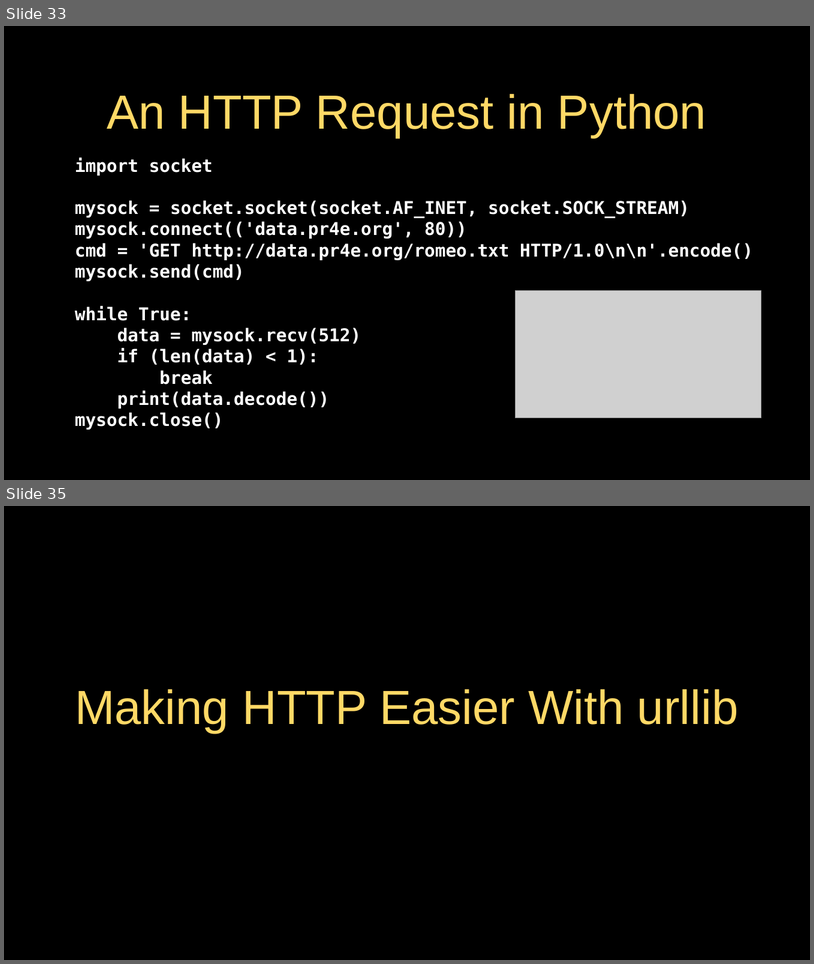
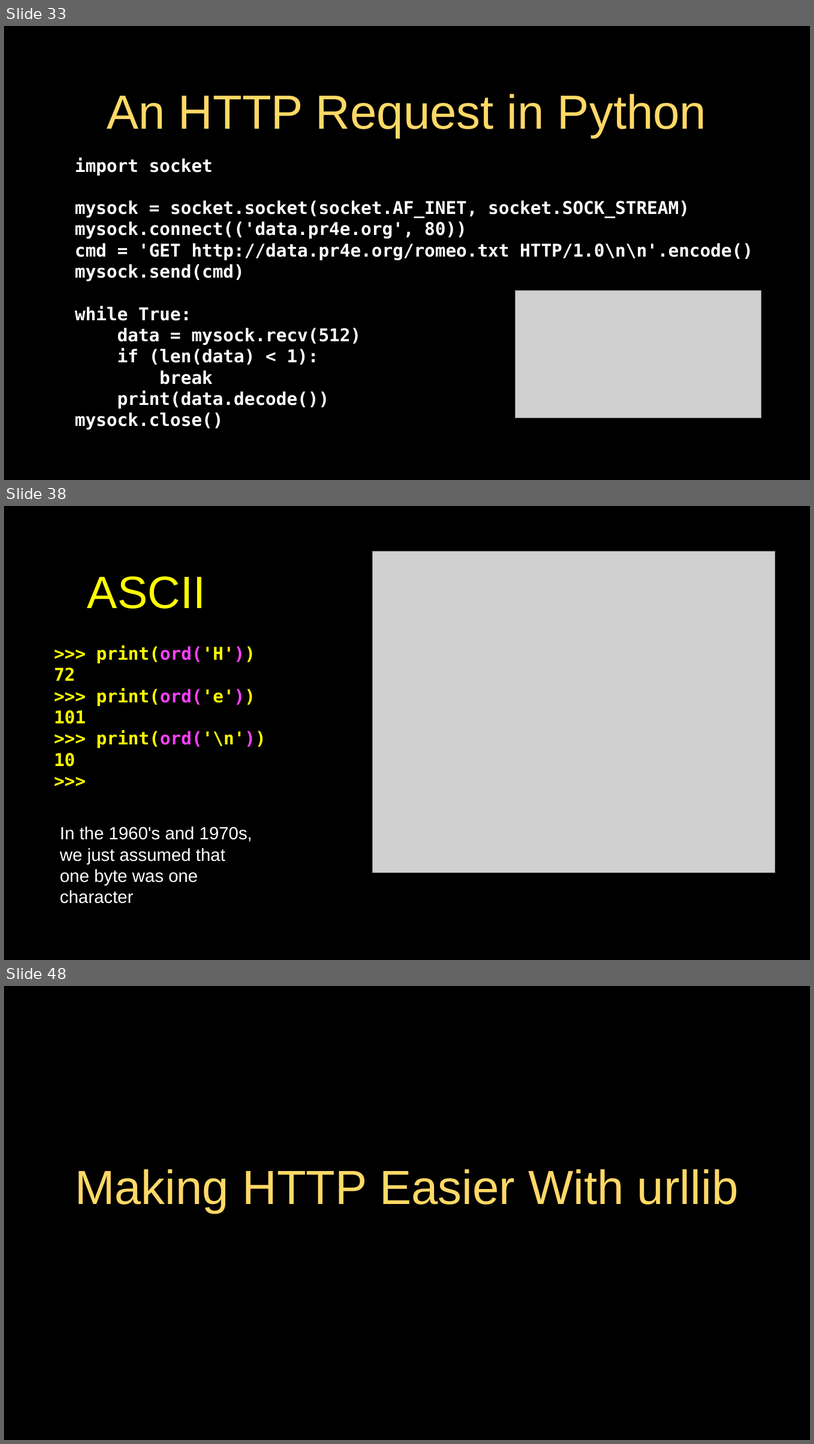
Before and after one commit to csev/py4e, a slide deck: lectures3/Pythonlearn-12-HTTP.pptx. Shown one above the other, each under a label of ours: slides 33 and 35 before the commit, slides 33, 38 and 48 after it; the slides between them are not shown. The pictures are 814x964 and 814x1444 pixels, drawn with LibreOffice and Linux fonts; fonts in the diff are those of the drawing; grey boxes stand for pictures. Boxes give left, top, right and bottom in pixels: in the first picture for what was removed or moved away, otherwise in the second. Text is boxed around its words. In the diff, an @@ line names an element or a change of style, - is before the commit and + after.

```diff
--- a/lectures3/Pythonlearn-12-HTTP.pptx
+++ b/lectures3/Pythonlearn-12-HTTP.pptx
@@ slide 38 added at box(4, 506, 810, 960), background #000000; not listed: 1 template element that a slide beside it also shows @@
@@ picture added at box(373, 551, 775, 872) @@
@@ title added at box(87, 576, 206, 609), 72 pt, text #FFFF00 @@
+ASCII
@@ text added at box(54, 645, 266, 766), 28 pt, text #FFFF00, bold @@
+>>> print(ord('H'))
+72
+>>> print(ord('e'))
+101
+>>> print(ord('\n'))
+10
+>>>
@@ text added at box(60, 826, 252, 903), 28 pt, text #FFFFFF @@
+In the 1960's and 1970s, we just assumed that one byte was one character
@@ what was slide 35 is now slide 48 @@
```
Also in this commit, not shown: 5 slides changed, 12 other slides added, 5 other files.
